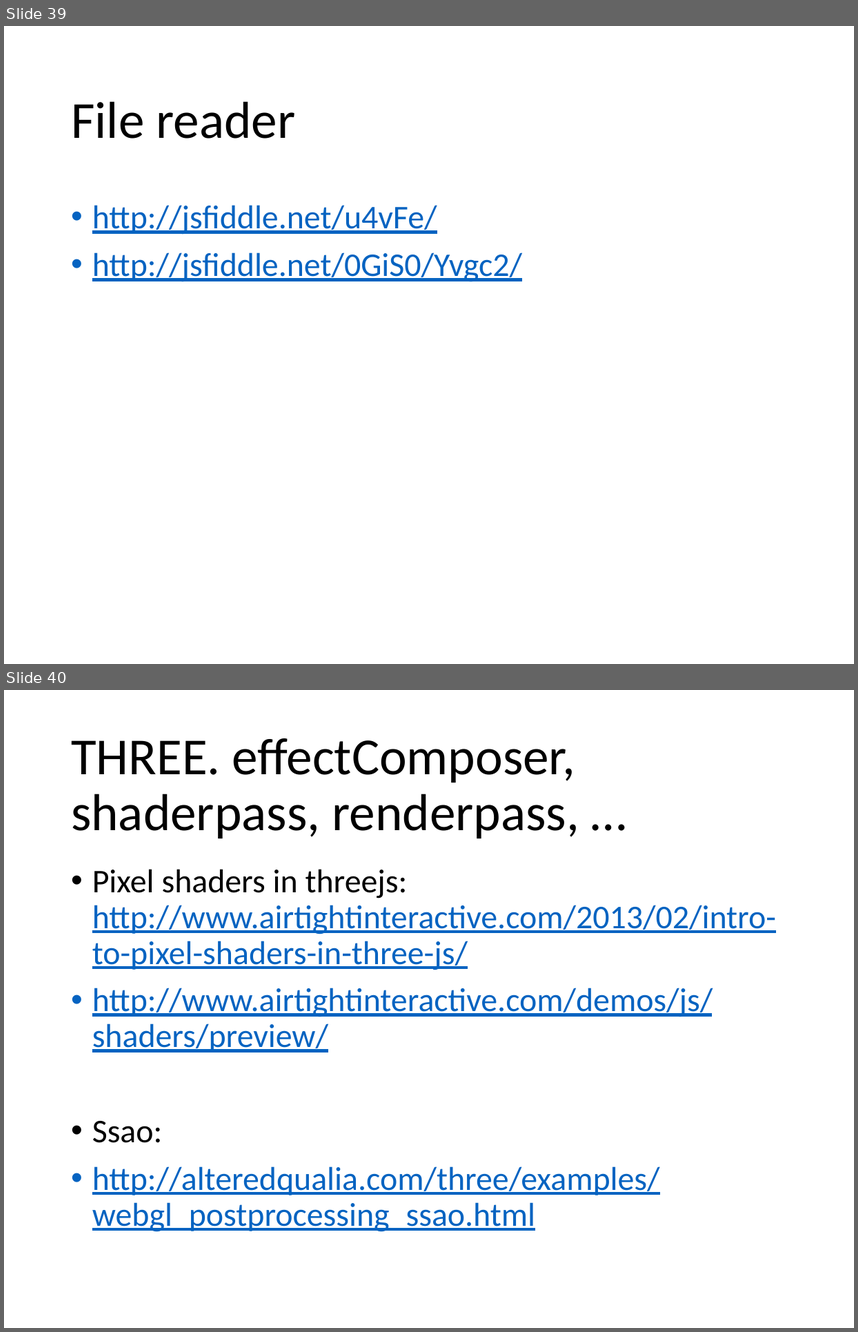
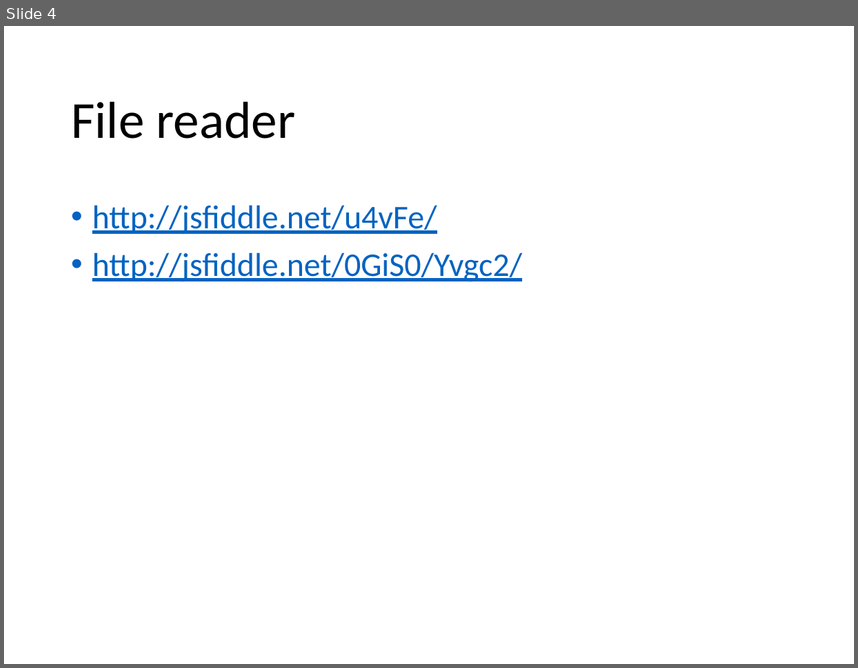
Before and after one commit to caa1211/tutsplus, a slide deck: threejs-tuts-4.pptx. Shown one above the other, each under a label of ours: slides 39 and 40 before the commit, slide 4 after it. The pictures are 858x1332 and 858x668 pixels, drawn with LibreOffice and Linux fonts; fonts in the diff are those of the drawing. Boxes give left, top, right and bottom in pixels: in the first picture for what was removed or moved away, otherwise in the second. Text is boxed around its words. In the diff, an @@ line names an element or a change of style, - is before the commit and + after.

Commit message:
shader & post processing

```diff
--- a/threejs-tuts-4.pptx
+++ b/threejs-tuts-4.pptx
@@ slide 40 removed at bbox=[4, 690, 854, 1328], background #FFFFFF @@
@@ title removed at bbox=[71, 738, 579, 838] @@
-THREE. effectComposer, shaderpass, renderpass, …
@@ text removed at bbox=[92, 869, 776, 1232] @@
-• Pixel shaders in threejs: http://www.airtightinteractive.com/2013/02/intro-to-pixel-shaders-in-three-js/
-• http://www.airtightinteractive.com/demos/js/shaders/preview/
-• Ssao:
-• http://alteredqualia.com/three/examples/webgl_postprocessing_ssao.html
@@ what was slide 39 is now slide 4 @@
```
Also in this commit, not shown: 1 slide changed, 4 slides added, 37 other slides removed, 20 other files.
